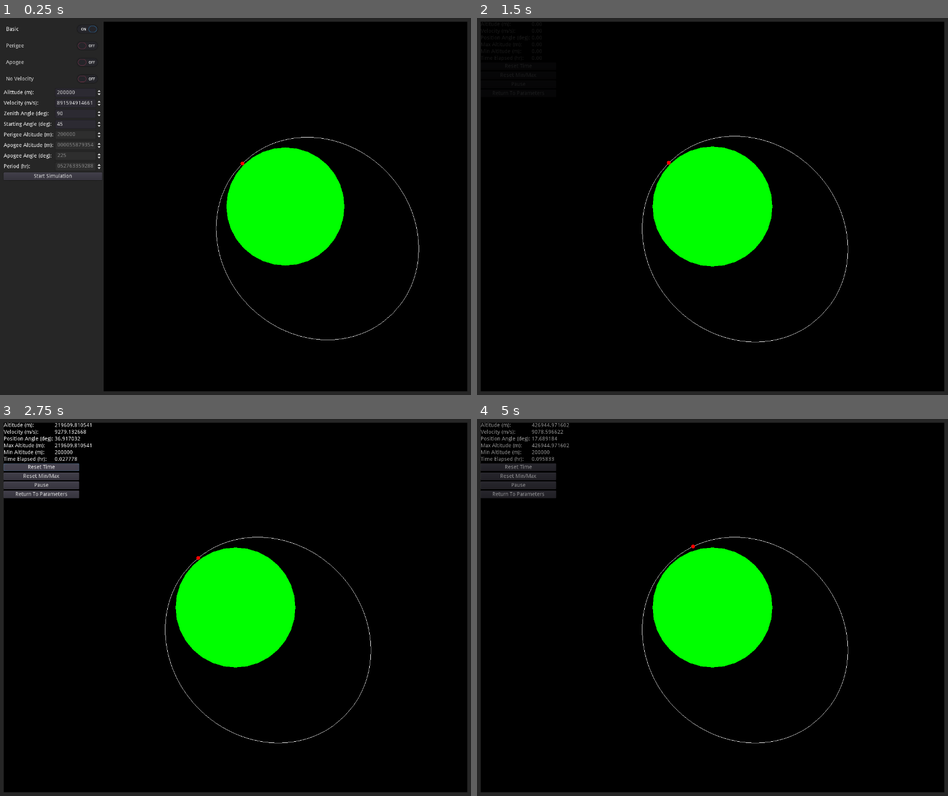
Above: before the commit, frames 1-4 (two rows, left to right).
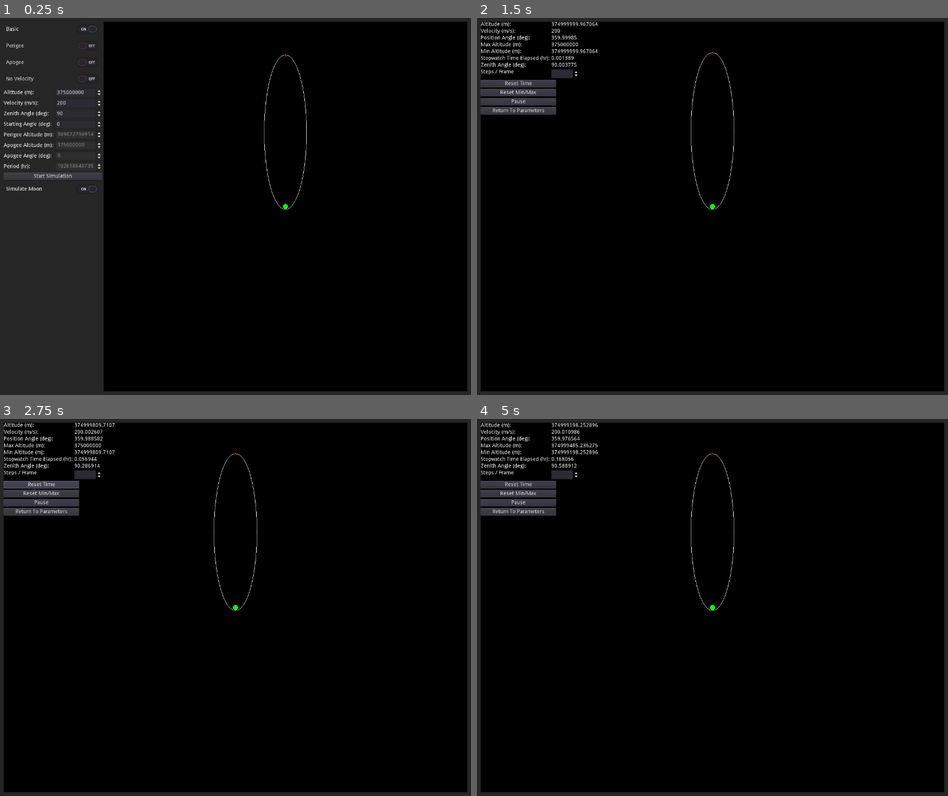
Above: after the commit, the same moments.

Repository: DevenO/Orbits
Game: Godot game, scene res://start_screen.tscn
Same seed, same stepped clock (60 frames per second), same inputs: the game is played once before the commit and once after it.
Inputs (mouse positions are in pixels of both pictures, inside the frame that each line leads up to):
- Up to frame 1 (0.25 s): no input
- Up to frame 2 (1.5 s): click (528, 187) at 0.5 s, where only the run after the commit has a clickable "Simulate Moon"; click "Start Simulation" at 1.25 s
- Up to frame 3 (2.75 s): click "Reset Time" at 2 s
- Up to frame 4 (5 s): click "Return To Parameters" at 3.5 s; click "Start Simulation" at 4.25 s

The runs differ from the first frame. In frame 1, 6.7% of the frame differs, in the area x 1-89%, y 9-86%; in frame 2, 8.8%; in frame 3, 8.9%; in frame 4, 9.3%, in the area x 0-79%, y 0-87%.

Commit message:
Add files via upload

Diff:
--- a/KinematicBody2D.gd
+++ b/KinematicBody2D.gd
@@ -1,3 +1,3 @@
 extends Node2D
 func _draw():
-	draw_circle(Vector2(0,0),5,Color(255,0,0,1))
+	draw_circle(Vector2(0,0),2,Color(255,0,0,1))
--- /dev/null
+++ b/Moon.gd
@@ -0,0 +1,3 @@
+extends Node2D
+func _draw():
+	draw_circle(Vector2(0,0),get_parent().get_parent().get_parent().mRadius/get_parent().get_parent().get_parent().mscale,Color(0,0,255,1))
--- a/project.godot
+++ b/project.godot
@@ -15,7 +15,7 @@
 
 [application]
 
-config/name="VV4"
+config/name="VV4 - moon"
 run/main_scene="res://start_screen.tscn"
 config/icon="res://icon.png"
 
--- a/start_screen.gd
+++ b/start_screen.gd
@@ -1,7 +1,16 @@
 extends MarginContainer
 #variables  used in global calculations
-const mu = 3.9860050883e14 #GM constant, more accurate
-const eRadius = 6378140 #in m
+const mu = 3.9860050883e14 #GM constant for earth
+const eRadius = 6378140 #earth radius, in m
+const mumoon = 4.902794e12 #GM constant for the moon
+const mRadius = 1737400 #moon radius, in m
+
+#moon's orbital path parameters. Assuming fixed, pre-determined path for now
+var moon_perigee = 376805182.0 #assumed to start at perigee, and at 0 degree position
+var moon_apogee = 376805182.0 #assuming circular orbit for simplicity, for now. This sets period to approximately the right value
+var moon_omega = 2*PI/(655.71986459790094*60*60) #This is the angular velocity, which is fixed for a circular orbit. The period is pulled from the simulator manually, then converted to seconds
+var moon_x = 0.0 #x coordinate in meters for moon position from earth's center
+var moon_y = 0.0 #y coordinate in meters for moon position from earth's center
 
 #current satellite parameters
 var altitude = 0.0 #meters, current height above surface level
@@ -30,13 +39,18 @@
 #simulation parameters
 var active = false #set to true when the start button is pressed
 var steps_per_frame = 500 #number of iterations to do per PHYSICS frame, which is always 60/sec
-var dt = 0.01 #interval between iterations. Not between frames - that is this value times steps_per_frame
-var time = 0.0 #elapsed simulation (not actual) time, seconds
+var dt = 0.1 #interval between iterations. Not between frames - that is this value times steps_per_frame
+var stopwatch_time = 0.0 #can be reset by user, elapsed simulation (not actual) time, seconds
 var return_to_parameters = false #set to true when return to parameters button is pressed. This ensures the current iteration finishes before returning.
+var time = 0.0 #cannot be reset, elapsed simulation (not actual) time, seconds
+var moon_on = true #include moon in sim or no?
 
 #new "Current" values for satellite
-var g_acc = 0.0 #acceleration due to gravity, magnitude
-var g_theta = 0.0 #direction of acceleration due to gravity
+var g_acc = 0.0 #acceleration due to gravity, magnitude (earth)
+var g_theta = 0.0 #direction of acceleration due to gravity (earth)
+var g_moon_acc = 0.0 #acceleration due to gravity, magnitude (moon)
+var g_moon_theta = 0.0 #direction of acceleration due to gravity (moon)
+
 var max_alt = 0.0 #maximum altitude acheived
 var min_alt = 0.0 #minimum altitude acheived
 
@@ -55,23 +69,27 @@
 var future_radius = 0.0 #other important "future" values for the simulation. "Current" values will pull from original variables
 var g_future_acc = 0.0
 var g_future_theta = 0.0
+var moon_x_f = 0.0
+var moon_y_f = 0.0
+var g_future_moon_acc = 0.0
+var g_future_moon_theta = 0.0
 
 # Called when the node enters the scene tree for the first time.
 func _ready():
 	#initial values for SpinBoxes, block signals
 	for i in $H/start_menu/values/spinboxes.get_children():
 		i.set_block_signals(true)
-	$H/start_menu/values/spinboxes/altitude.value = 200000.0
-	$H/start_menu/values/spinboxes/velocity.value = 9298.5214891594915
+	$H/start_menu/values/spinboxes/altitude.value = 375000000.0
+	$H/start_menu/values/spinboxes/velocity.value = 200.0
 	$H/start_menu/values/spinboxes/zenith.value = 90
-	$H/start_menu/values/spinboxes/start_angle.value = 45
+	$H/start_menu/values/spinboxes/start_angle.value = 0
 	for i in $H/start_menu/values/spinboxes.get_children():
 		i.set_block_signals(false)
 
 	#run initial update
 	_value_update(0)
 
-	#Toggle button actions
+#Toggle button actions
 func _on_basic_option_toggled(button_pressed):
 	if (button_pressed):
 		$H/start_menu/values/spinboxes/altitude.editable = true
@@ -126,6 +144,10 @@
 	apogee = $H/start_menu/values/spinboxes/apogee.value + eRadius
 	perigee = $H/start_menu/values/spinboxes/perigee.value + eRadius
 	apogee_angle = deg2rad($H/start_menu/values/spinboxes/apogee_angle.value)
+
+	#make sure apogee is greater than perigee
+	if apogee < perigee:
+		apogee = perigee
 
 	#calculate other values based on the toggled input switch
 	match(mode):
@@ -160,7 +182,10 @@
 						else:
 							true_anomaly = PI
 					else:
-						true_anomaly = acos(((semi_major/radius)*(1-pow(eccentricity,2))-1)/eccentricity)
+						if zenith < PI/2:
+							true_anomaly = acos(((semi_major/radius)*(1-pow(eccentricity,2))-1)/eccentricity)
+						else:
+							true_anomaly = -acos(((semi_major/radius)*(1-pow(eccentricity,2))-1)/eccentricity)
 					apogee_angle = true_anomaly + current_angle - PI
 					if apogee_angle < 0:
 						apogee_angle = apogee_angle + 2*PI
@@ -231,6 +256,8 @@
 	var x = $H/simulation_container.get_rect().size.x/2+radius*sin(g_theta)/mscale
 	var y = $H/simulation_container.get_rect().size.y/2+radius*cos(g_theta)/mscale
 	$H/simulation_container/Node2D.position = Vector2(x,y)
+	$H/simulation_container/Moon.position = Vector2($H/simulation_container.get_rect().size.x/2,$H/simulation_container.get_rect().size.y/2-moon_perigee/mscale) #moon always starts at 0 degrees at perigee
+	$H/simulation_container/Moon.update()
 
 #calculate the predicted orbital path
 func _calc_path():
@@ -274,7 +301,7 @@
 		plot_points[counter].y = $H/simulation_container.get_rect().size.y/2 - i.y/mscale
 		counter += 1
 
-#Simulation functions
+#SIMULATION FUNCTIONS start here
 #what happens when the sim start button is pressed
 func _on_sim_start_button_up():
 	#in case nothing ran this prior to pressing the button
@@ -284,7 +311,7 @@
 	$running_menu.visible = true
 
 	#redraw due to new window size.
-	yield(get_tree().create_timer(0.05),"timeout")
+	yield(get_tree().create_timer(0.01),"timeout")
 	_calc_path()
 	$H/simulation_container.update()
 	var x = $H/simulation_container.get_rect().size.x/2+radius*sin(g_theta)/mscale
@@ -295,7 +322,7 @@
 	var temp = 0
 	while temp <= 1.05:
 		$running_menu.modulate.a = temp
-		temp = temp + 0.05
+		temp = temp + 0.5
 		yield(get_tree().create_timer(0.05), "timeout")
 
 
@@ -307,8 +334,22 @@
 	y_vel = velocity*cos(-current_angle+zenith)
 	g_acc = mu/pow(radius,2)
 	g_theta = current_angle + PI
-	x_acc = -g_acc*sin(g_theta)
-	y_acc = g_acc*cos(g_theta)
+
+	if (moon_on):
+		moon_x = moon_apogee*sin(-moon_omega*time)
+		moon_y = moon_apogee*cos(-moon_omega*time)
+		if (x_pos == 0 and moon_x == 0):
+			g_moon_acc = mumoon/pow(y_pos-moon_y,2)
+		elif (y_pos == 0 and moon_y == 0):
+			g_moon_acc = mumoon/pow(x_pos-moon_x,2)
+		else:
+			g_moon_acc = mumoon/pow(pow(pow(x_pos-moon_x,2)+pow(y_pos-moon_y,2),0.5),2)
+		g_moon_theta = atan2(moon_y-y_pos,moon_x-x_pos)-PI/2
+	else:
+		g_moon_acc = 0.0
+
+	x_acc = -g_acc*sin(g_theta) - g_moon_acc*sin(g_moon_theta)
+	y_acc = g_acc*cos(g_theta) + g_moon_acc*cos(g_moon_theta)
 	max_alt = altitude
 	min_alt = altitude
 	$running_menu/H/values/max_altitude.text = str(max_alt)
@@ -335,7 +376,7 @@
 			$H/start_menu.visible = true
 
 			#redraw due to new window size.
-			yield(get_tree().create_timer(0.05),"timeout")
+			yield(get_tree().create_timer(0.01),"timeout")
 			_calc_path()
 			$H/simulation_container.update()
 			var x = $H/simulation_container.get_rect().size.x/2+radius*sin(g_theta)/mscale
@@ -353,8 +394,22 @@
 			future_radius = pow(pow(x_pos_f,2)+pow(y_pos_f,2),0.5)
 			g_future_acc = mu/pow(future_radius,2)
 			g_future_theta = atan2(y_pos_f,x_pos_f) + PI/2
-			x_acc_f = -g_future_acc*sin(g_future_theta)
-			y_acc_f = g_future_acc*cos(g_future_theta)
+
+			if (moon_on):
+				moon_x_f = moon_apogee*sin(-moon_omega*(time+dt))
+				moon_y_f = moon_apogee*cos(-moon_omega*(time+dt))
+				if (x_pos_f == 0 and moon_x_f == 0):
+					g_future_moon_acc = mumoon/pow(y_pos_f-moon_y_f,2)
+				elif (y_pos_f == 0 and moon_y_f == 0):
+					g_future_moon_acc = mumoon/pow(x_pos_f-moon_x_f,2)
+				else:
+					g_future_moon_acc = mumoon/pow(pow(pow(x_pos_f-moon_x_f,2)+pow(y_pos_f-moon_y_f,2),0.5),2)
+				g_future_moon_theta = atan2(moon_y_f-y_pos_f,moon_x_f-x_pos_f)-PI/2
+			else:
+				g_future_moon_acc = 0.0
+
+			x_acc_f = -g_future_acc*sin(g_future_theta) - g_future_moon_acc*sin(g_future_moon_theta)
+			y_acc_f = g_future_acc*cos(g_future_theta) + g_future_moon_acc*cos(g_future_moon_theta)
 
 			x_vel_f = x_vel + 0.5 * (x_acc + x_acc_f) * dt
 			y_vel_f = y_vel + 0.5 * (y_acc + y_acc_f) * dt
@@ -370,6 +425,12 @@
 			g_acc = g_future_acc
 			g_theta = g_future_theta
 
+			moon_x = moon_x_f
+			moon_y = moon_y_f
+			g_moon_acc = g_future_moon_acc
+			g_moon_theta = g_future_moon_theta
+
+			stopwatch_time += dt
 			time += dt
 			i += 1
 			#check max and min radii
@@ -387,6 +448,11 @@
 		zenith = asin((perigee*v_perigee)/(radius*velocity))
 		if zenith != zenith: #check for divide by zero
 			zenith = PI/2
+
+		zenith = PI - (atan2(y_vel,x_vel) - PI/2) + g_theta
+		if zenith > 2*PI:
+			zenith = zenith - 2*PI
+
 		current_angle = atan2(y_pos,x_pos)-(PI/2)
 		if current_angle < 0:
 			current_angle = current_angle + 2*PI
@@ -394,7 +460,12 @@
 		var x = $H/simulation_container.get_rect().size.x/2+radius*sin(g_theta)/mscale
 		var y = $H/simulation_container.get_rect().size.y/2+radius*cos(g_theta)/mscale
 		$H/simulation_container/Node2D.position = Vector2(x,y)
-		$running_menu/H/values/time_elapsed.text = str(time/3600) #display in hours
+		x = $H/simulation_container.get_rect().size.x/2+moon_x/mscale
+		y = $H/simulation_container.get_rect().size.y/2-moon_y/mscale
+		$H/simulation_container/Moon.position = Vector2(x,y)
+		$running_menu/H/values/stopwatch_time_elapsed.text = str(stopwatch_time/3600) #display in hours
+		$running_menu/H/values/zenith_angle.text = str(rad2deg(zenith))
+		steps_per_frame = $running_menu/H/values/steps_per_frame.value
 
 func _on_reset_mixmax_button_up():
 	min_alt = altitude
@@ -403,8 +474,8 @@
 	$running_menu/H/values/max_altitude.text = str(max_alt)
 
 func _on_reset_time_button_up():
-	time = 0
-	$running_menu/H/values/time_elapsed.text = str(time/3600)
+	stopwatch_time = 0
+	$running_menu/H/values/stopwatch_time_elapsed.text = str(stopwatch_time/3600)
 
 func _on_pause_button_up():
 	if active == true:
@@ -417,3 +488,15 @@
 func _on_return_to_parameters_button_up():
 	active = false
 	return_to_parameters = true
+
+func _on_moon_on_button_button_up():
+	if moon_on:
+		moon_on = false
+		$H/simulation_container/Moon.visible = false
+		dt = 0.01
+		$running_menu/return_to_parameters.disabled = false
+	else:
+		moon_on = true
+		$H/simulation_container/Moon.visible = true
+		dt = 0.1
+		$running_menu/return_to_parameters.disabled = true
--- a/start_screen.tscn
+++ b/start_screen.tscn
@@ -1,9 +1,10 @@
-[gd_scene load_steps=6 format=2]
+[gd_scene load_steps=7 format=2]
 
 [ext_resource path="res://start_screen.gd" type="Script" id=1]
 [ext_resource path="res://buttonGroup.tres" type="ButtonGroup" id=2]
 [ext_resource path="res://KinematicBody2D.gd" type="Script" id=3]
 [ext_resource path="res://simulation_container.gd" type="Script" id=4]
+[ext_resource path="res://Moon.gd" type="Script" id=5]
 
 [sub_resource type="StyleBoxFlat" id=1]
 bg_color = Color( 0, 0, 0, 1 )
@@ -220,6 +221,13 @@
 margin_bottom = 420.0
 text = "Start Simulation"
 
+[node name="moon_on_button" type="CheckButton" parent="H/start_menu"]
+margin_top = 424.0
+margin_right = 261.0
+margin_bottom = 464.0
+pressed = true
+text = "Simulate Moon"
+
 [node name="simulation_container" type="PanelContainer" parent="H"]
 margin_left = 265.0
 margin_right = 1230.0
@@ -232,64 +240,80 @@
 [node name="Node2D" type="Node2D" parent="H/simulation_container"]
 script = ExtResource( 3 )
 
+[node name="Moon" type="Node2D" parent="H/simulation_container"]
+script = ExtResource( 5 )
+
 [node name="running_menu" type="VBoxContainer" parent="."]
 visible = false
-margin_right = 200.0
-margin_bottom = 200.0
+margin_right = 261.0
+margin_bottom = 246.0
 rect_min_size = Vector2( 200, 0 )
 rect_clip_content = true
 size_flags_horizontal = 0
 size_flags_vertical = 0
 
 [node name="H" type="HBoxContainer" parent="running_menu"]
-margin_right = 185.0
-margin_bottom = 104.0
+margin_right = 261.0
+margin_bottom = 150.0
 size_flags_horizontal = 0
 size_flags_vertical = 0
 
 [node name="labels" type="VBoxContainer" parent="running_menu/H"]
-margin_right = 131.0
-margin_bottom = 104.0
+margin_right = 183.0
+margin_bottom = 150.0
 
 [node name="Label" type="Label" parent="running_menu/H/labels"]
-margin_right = 131.0
+margin_right = 183.0
 margin_bottom = 14.0
 text = "Altitude (m):"
 
 [node name="Label2" type="Label" parent="running_menu/H/labels"]
 margin_top = 18.0
-margin_right = 131.0
+margin_right = 183.0
 margin_bottom = 32.0
 text = "Velocity (m/s):"
 
 [node name="Label3" type="Label" parent="running_menu/H/labels"]
 margin_top = 36.0
-margin_right = 131.0
+margin_right = 183.0
 margin_bottom = 50.0
 text = "Position Angle (deg):"
 
 [node name="Label4" type="Label" parent="running_menu/H/labels"]
 margin_top = 54.0
-margin_right = 131.0
+margin_right = 183.0
 margin_bottom = 68.0
 text = "Max Altitude (m):"
 
 [node name="Label5" type="Label" parent="running_menu/H/labels"]
 margin_top = 72.0
-margin_right = 131.0
+margin_right = 183.0
 margin_bottom = 86.0
 text = "Min Altitude (m):"
 
 [node name="Label6" type="Label" parent="running_menu/H/labels"]
 margin_top = 90.0
-margin_right = 131.0
+margin_right = 183.0
 margin_bottom = 104.0
-text = "Time Elapsed (hr):"
+text = "Stopwatch Time Elapsed (hr):"
+
+[node name="Label7" type="Label" parent="running_menu/H/labels"]
+margin_top = 108.0
+margin_right = 183.0
+margin_bottom = 122.0
+text = "Zenith Angle (deg):"
+
+[node name="Label8" type="Label" parent="running_menu/H/labels"]
+margin_top = 126.0
+margin_right = 183.0
+margin_bottom = 140.0
+size_flags_vertical = 0
+text = "Steps / Frame"
 
 [node name="values" type="VBoxContainer" parent="running_menu/H"]
-margin_left = 135.0
-margin_right = 185.0
-margin_bottom = 104.0
+margin_left = 187.0
+margin_right = 261.0
+margin_bottom = 150.0
 size_flags_horizontal = 0
 size_flags_vertical = 0
 
@@ -337,7 +361,7 @@
 size_flags_vertical = 0
 text = "0.00"
 
-[node name="time_elapsed" type="Label" parent="running_menu/H/values"]
+[node name="stopwatch_time_elapsed" type="Label" parent="running_menu/H/values"]
 margin_top = 90.0
 margin_right = 50.0
 margin_bottom = 104.0
@@ -346,40 +370,62 @@
 size_flags_vertical = 0
 text = "0.00"
 
+[node name="zenith_angle" type="Label" parent="running_menu/H/values"]
+margin_top = 108.0
+margin_right = 50.0
+margin_bottom = 122.0
+rect_min_size = Vector2( 50, 0 )
+size_flags_horizontal = 0
+size_flags_vertical = 0
+text = "0.00"
+
+[node name="steps_per_frame" type="SpinBox" parent="running_menu/H/values"]
+margin_top = 126.0
+margin_right = 74.0
+margin_bottom = 150.0
+size_flags_horizontal = 0
+size_flags_vertical = 0
+min_value = 100.0
+max_value = 5000.0
+step = 100.0
+value = 500.0
+rounded = true
+
 [node name="reset_time" type="Button" parent="running_menu"]
-margin_top = 108.0
+margin_top = 154.0
 margin_right = 200.0
-margin_bottom = 128.0
+margin_bottom = 174.0
 rect_min_size = Vector2( 200, 0 )
 size_flags_horizontal = 0
 size_flags_vertical = 0
 text = "Reset Time"
 
 [node name="reset_minmax" type="Button" parent="running_menu"]
-margin_top = 132.0
+margin_top = 178.0
 margin_right = 200.0
-margin_bottom = 152.0
+margin_bottom = 198.0
 rect_min_size = Vector2( 200, 0 )
 size_flags_horizontal = 0
 size_flags_vertical = 0
 text = "Reset Min/Max"
 
 [node name="pause" type="Button" parent="running_menu"]
-margin_top = 156.0
+margin_top = 202.0
 margin_right = 200.0
-margin_bottom = 176.0
+margin_bottom = 222.0
 rect_min_size = Vector2( 200, 0 )
 size_flags_horizontal = 0
 size_flags_vertical = 0
 text = "Pause"
 
 [node name="return_to_parameters" type="Button" parent="running_menu"]
-margin_top = 180.0
+margin_top = 226.0
 margin_right = 200.0
-margin_bottom = 200.0
+margin_bottom = 246.0
 rect_min_size = Vector2( 200, 0 )
 size_flags_horizontal = 0
 size_flags_vertical = 0
+disabled = true
 text = "Return To Parameters"
 [connection signal="toggled" from="H/start_menu/options/option_basic" to="." method="_on_basic_option_toggled"]
 [connection signal="toggled" from="H/start_menu/options/option_perigee" to="." method="_on_perigee_option_toggled"]
@@ -393,6 +439,7 @@
 [connection signal="value_changed" from="H/start_menu/values/spinboxes/apogee" to="." method="_value_update"]
 [connection signal="value_changed" from="H/start_menu/values/spinboxes/apogee_angle" to="." method="_value_update"]
 [connection signal="button_up" from="H/start_menu/Button" to="." method="_on_sim_start_button_up"]
+[connection signal="button_up" from="H/start_menu/moon_on_button" to="." method="_on_moon_on_button_button_up"]
 [connection signal="button_up" from="running_menu/reset_time" to="." method="_on_reset_time_button_up"]
 [connection signal="button_up" from="running_menu/reset_minmax" to="." method="_on_reset_mixmax_button_up"]
 [connection signal="button_up" from="running_menu/pause" to="." method="_on_pause_button_up"]
